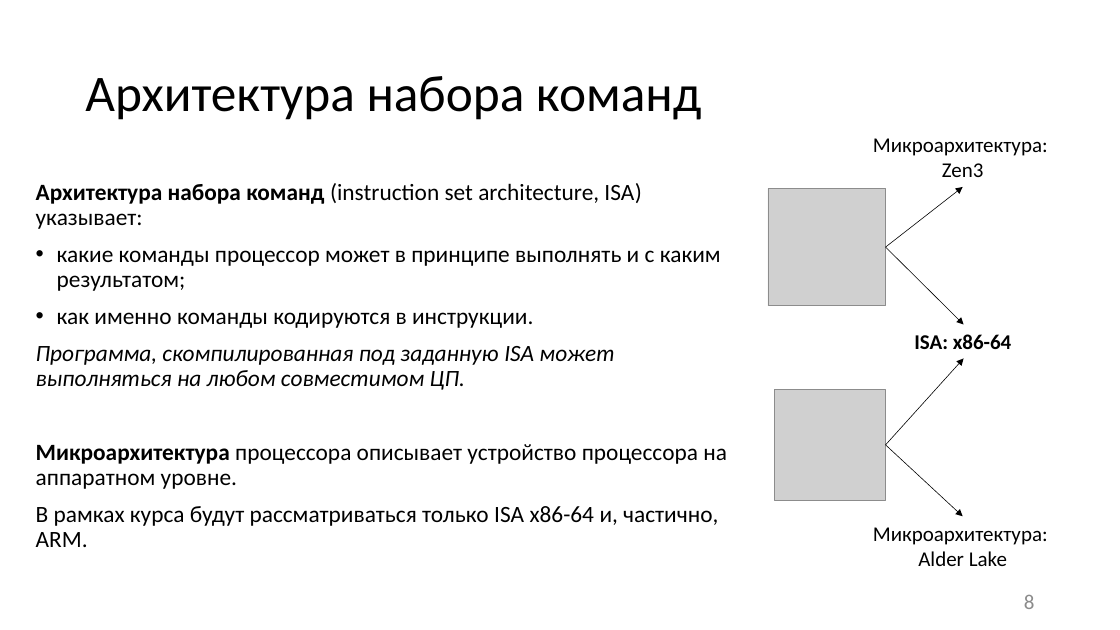
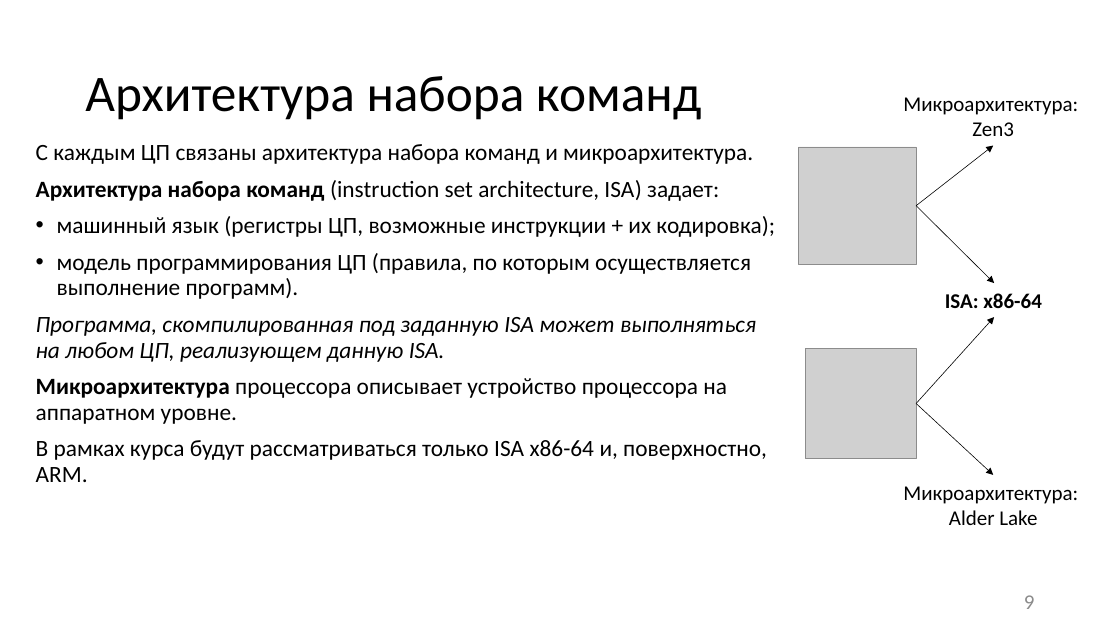
Before and after one commit to itsecd/low-level-programming, a slide deck: slide 9 of Lectures/1.Introduction/Lecture1.pptx (slide 8 before the commit). Drawn at 1120x630 pixels with LibreOffice and Linux fonts; fonts in the diff are those of the drawing; grey boxes stand for pictures. Boxes give left, top, right and bottom in pixels: in the first picture for what was removed or moved away, otherwise in the second. Text is boxed around its words. In the diff, an @@ line names an element or a change of style, - is before the commit and + after.

Commit message:
Starting a new season [~] Lecture1: some changes in wording [-] Lab files (scheduled to upload new versions soon)

```diff
--- a/Lectures/1.Introduction/Lecture1.pptx
+++ b/Lectures/1.Introduction/Lecture1.pptx
@@ text "С каждым ЦП связаны архитектура ..." moved from (x1=36, y1=183, x2=727, y2=547) to (x1=36, y1=144, x2=775, y2=482) @@
@@ text at (x1=36, y1=144, x2=775, y2=362): text changed @@
-Архитектура набора команд (instruction set architecture, ISA) указывает:
-• какие команды процессор может в принципе выполнять и с каким результатом;
-• как именно команды кодируются в инструкции.
-Программа, скомпилированная под заданную ISA может выполняться на любом совместимом ЦП.
+С каждым ЦП связаны архитектура набора команд и микроархитектура.
+Архитектура набора команд (instruction set architecture, ISA) задает:
+• машинный язык (регистры ЦП, возможные инструкции + их кодировка);
+• модель программирования ЦП (правила, по которым осуществляется выполнение программ).
+Программа, скомпилированная под заданную ISA может выполняться на любом ЦП, реализующем данную ISA.
@@ 4 arrows, 3 texts, 2 pictures moved together from (x1=768, y1=138, x2=1048, y2=566) to (x1=799, y1=97, x2=1078, y2=525) @@
@@ text at (x1=36, y1=440, x2=767, y2=482): text changed @@
-В рамках курса будут рассматриваться только ISA x86-64 и, частично, ARM.
+В рамках курса будут рассматриваться только ISA x86-64 и, поверхностно, ARM.
@@ page number at (x1=1024, y1=595, x2=1035, y2=609): text changed @@
-8
+9
```
Also in this commit, not shown: 32 other slides changed, 2 slides added, 39 other files.
